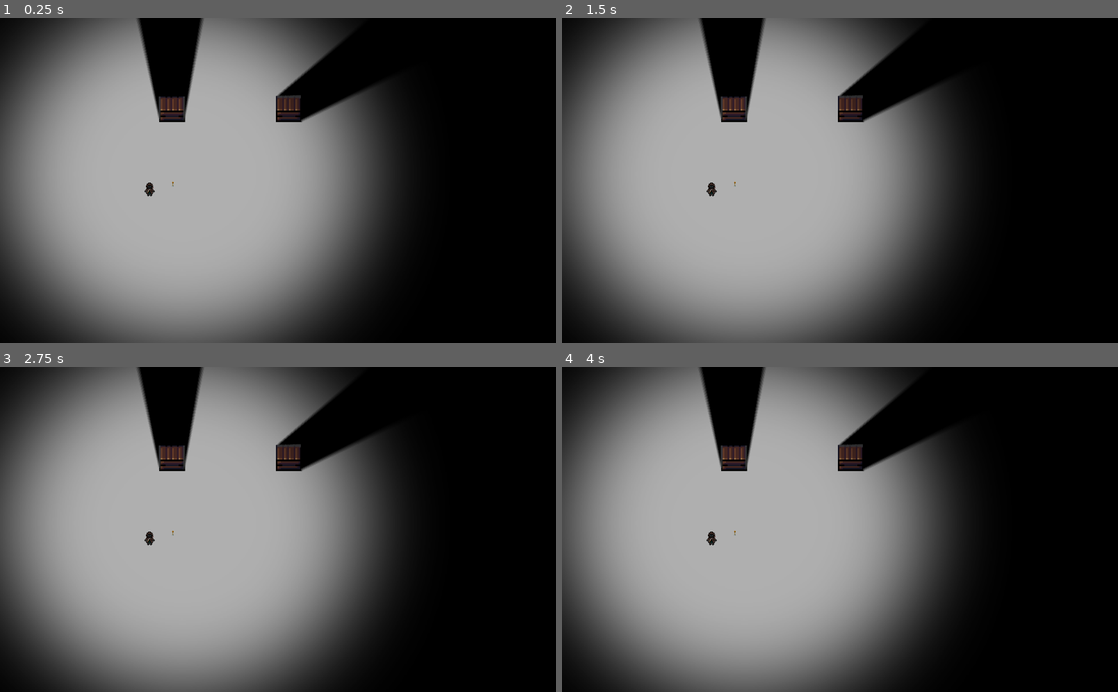
Above: before the commit, frames 1-4 (two rows, left to right).
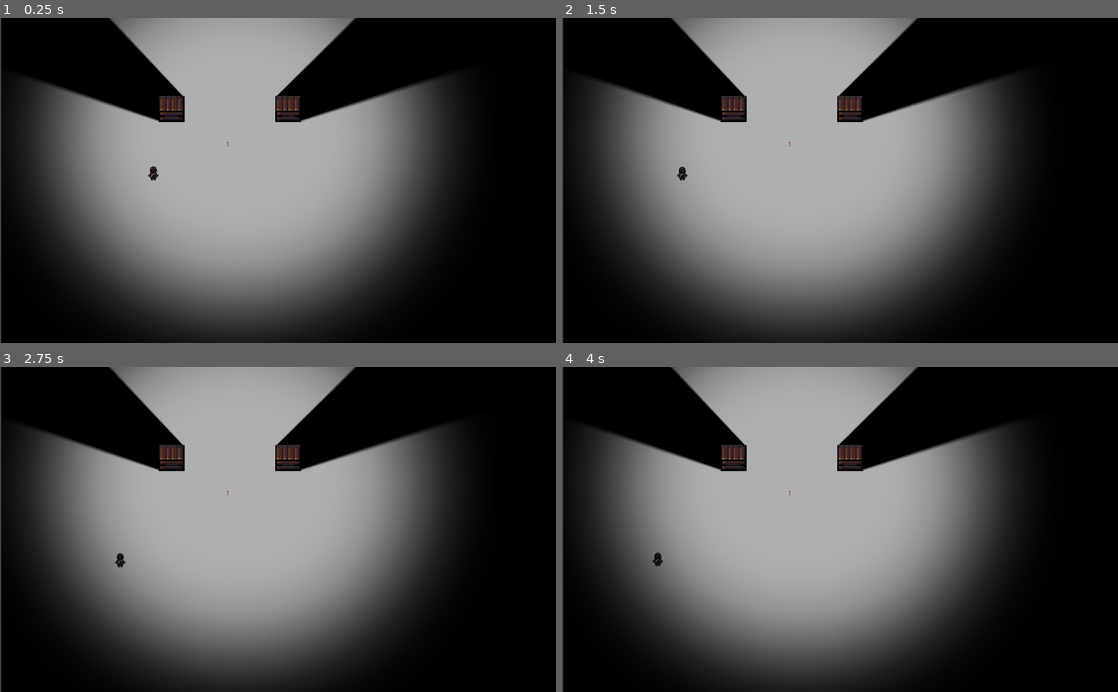
Above: after the commit, the same moments.

Repository: Andresnotch/One-Light-Arrow
Game: Godot game, scene res://Scenes/Test Map.tscn
Same seed, same stepped clock (60 frames per second), same inputs: the game is played once before the commit and once after it.
Inputs:
- Up to frame 1 (0.25 s): no input
- Up to frame 2 (1.5 s): tap Enter at 0.5 s; hold A (a, bound only after the commit) 0.53-1.28 s; tap D (d, bound only after the commit) at 0.8, 1.35 s
- Up to frame 3 (2.75 s): tap S (s, bound only after the commit) at 1.55 s; tap Space at 2 s; hold S (s, bound only after the commit) from 2.03 s (still down); tap W (w, bound only after the commit) at 2.3 s
- Up to frame 4 (4 s): release S (s, bound only after the commit) at 2.78 s; tap W (w, bound only after the commit) at 2.85 s; tap A (a, bound only after the commit) at 3.05 s; tap Enter at 3.5 s; hold A (a, bound only after the commit) from 3.53 s (still down); tap D (d, bound only after the commit) at 3.8 s

The runs differ from the first frame. In frame 1, 47% of the frame differs, in the area x 0-83%, y 0-100%; in frame 2, 47%; in frame 3, 47%; in frame 4, 47%.

Commit message:
+Add function to dissapear arrow when on contact with the player +When the player touches the arrow, it emits light itself +Added crosshair +Added player basic movement

Diff:
--- a/Scenes/Box.tscn
+++ b/Scenes/Box.tscn
@@ -7,7 +7,10 @@
 cull_mode = 1
 polygon = PoolVector2Array( -22.5472, -22.4993, 22.4818, -22.4175, 22.5005, 22.5162, -22.515, 22.4775, -22.515, -22.4671 )
 
-[node name="Node2D" type="Node2D"]
+[sub_resource type="RectangleShape2D" id=2]
+extents = Vector2( 24.0171, 17.8746 )
+
+[node name="Node2D" type="StaticBody2D"]
 
 [node name="Sprite" type="Sprite" parent="."]
 texture = ExtResource( 1 )
@@ -16,3 +19,7 @@
 
 [node name="LightOccluder2D" type="LightOccluder2D" parent="."]
 occluder = SubResource( 1 )
+
+[node name="CollisionShape2D" type="CollisionShape2D" parent="."]
+position = Vector2( 0, 6.1687 )
+shape = SubResource( 2 )
--- /dev/null
+++ b/Scenes/Player/Arrow.gd
@@ -0,0 +1,24 @@
+extends Light2D
+
+
+# Declare member variables here. Examples:
+# var a = 2
+# var b = "text"
+
+
+# Called when the node enters the scene tree for the first time.
+func _ready():
+	pass # Replace with function body.
+
+func changevis():
+	pass
+
+# Called every frame. 'delta' is the elapsed time since the previous frame.
+func _process(delta):
+	var oculto
+	pass
+
+
+func _on_Area2D_area_entered(area):
+	queue_free()
+	pass
--- a/Scenes/Player/Arrow.tscn
+++ b/Scenes/Player/Arrow.tscn
@@ -1,14 +1,32 @@
-[gd_scene load_steps=3 format=2]
+[gd_scene load_steps=5 format=2]
 
 [ext_resource path="res://Sprites/Light/glow-png-black-and-white-white-glow-png-800.png" type="Texture" id=1]
 [ext_resource path="res://Sprites/Arrow/Arrow.png" type="Texture" id=2]
+[ext_resource path="res://Scenes/Player/Arrow.gd" type="Script" id=3]
 
-[node name="Node2D" type="Light2D"]
+[sub_resource type="CapsuleShape2D" id=1]
+radius = 3.69976
+height = 6.70804
+
+[node name="Light" type="Light2D"]
 texture = ExtResource( 1 )
+texture_scale = 1.44
+energy = 0.83
 shadow_enabled = true
 shadow_color = Color( 1, 1, 1, 0 )
 shadow_filter = 3
 shadow_filter_smooth = 3.5
+script = ExtResource( 3 )
 
 [node name="Sprite" type="Sprite" parent="."]
 texture = ExtResource( 2 )
+
+[node name="Area2D" type="Area2D" parent="."]
+gravity_vec = Vector2( 0, 0 )
+gravity = 0.0
+collision_layer = 2
+collision_mask = 2
+
+[node name="CollisionShape2D" type="CollisionShape2D" parent="Area2D"]
+shape = SubResource( 1 )
+[connection signal="area_entered" from="Area2D" to="." method="_on_Area2D_area_entered"]
--- a/Scenes/Player/Player.tscn
+++ b/Scenes/Player/Player.tscn
@@ -1,10 +1,17 @@
-[gd_scene load_steps=5 format=2]
+[gd_scene load_steps=8 format=2]
 
 [ext_resource path="res://Sprites/Animations/Player/Idle/Front/Idle Player Frame 1 (front).png" type="Texture" id=1]
 [ext_resource path="res://Sprites/Animations/Player/Idle/Front/Idle Player Frame 2 (front).png" type="Texture" id=2]
 [ext_resource path="res://Sprites/Light/glow-png-black-and-white-white-glow-png-800.png" type="Texture" id=3]
+[ext_resource path="res://Scripts/Player.gd" type="Script" id=4]
 
-[sub_resource type="SpriteFrames" id=1]
+[sub_resource type="RectangleShape2D" id=1]
+extents = Vector2( 5.96193, 5.00754 )
+
+[sub_resource type="CircleShape2D" id=2]
+radius = 24.1578
+
+[sub_resource type="SpriteFrames" id=3]
 animations = [ {
 "frames": [  ],
 "loop": true,
@@ -17,16 +24,27 @@
 "speed": 1.0
 } ]
 
-[node name="Node2D" type="Area2D"]
+[node name="Node2D" type="KinematicBody2D"]
+script = ExtResource( 4 )
+
+[node name="CollisionPolygon2D" type="CollisionShape2D" parent="."]
+position = Vector2( 0, 8 )
+shape = SubResource( 1 )
+
+[node name="Area2D" type="Area2D" parent="."]
+input_pickable = false
 gravity_vec = Vector2( 0, 0 )
+gravity = 0.0
+collision_layer = 2
+collision_mask = 2
 
-[node name="CollisionPolygon2D" type="CollisionPolygon2D" parent="."]
-polygon = PoolVector2Array( -4.70822, 12.4243, 3.50812, 12.3647, 3.62719, 3.43392, -4.64868, 3.49346 )
+[node name="CollisionShape2D" type="CollisionShape2D" parent="Area2D"]
+shape = SubResource( 2 )
 
 [node name="AnimatedSprite" type="AnimatedSprite" parent="."]
-frames = SubResource( 1 )
+frames = SubResource( 3 )
 animation = "PlayerFrontIdle"
-frame = 1
+playing = true
 
 [node name="Light2D" type="Light2D" parent="."]
 visible = false
@@ -35,3 +53,4 @@
 texture_scale = 1.44
 energy = 0.83
 shadow_enabled = true
+[connection signal="area_entered" from="Area2D" to="." method="_on_Area2D_area_entered"]
--- a/Scenes/Test Map.tscn
+++ b/Scenes/Test Map.tscn
@@ -16,21 +16,23 @@
 [node name="CanvasModulate" type="CanvasModulate" parent="."]
 color = Color( 0, 0, 0, 1 )
 
+[node name="Entidades" type="YSort" parent="."]
+position = Vector2( -1, 0 )
+z_index = 1
+
+[node name="Arrow" parent="Entidades" instance=ExtResource( 1 )]
+position = Vector2( 420.885, 232.696 )
+
+[node name="Box1" parent="Entidades" instance=ExtResource( 2 )]
+position = Vector2( 531.665, 167.821 )
+
+[node name="Box2" parent="Entidades" instance=ExtResource( 2 )]
+position = Vector2( 316.548, 167.687 )
+
+[node name="Player" parent="Entidades" instance=ExtResource( 3 )]
+position = Vector2( 284.193, 286.64 )
+
 [node name="Sprite" type="Sprite" parent="."]
-position = Vector2( 512, 300 )
+position = Vector2( 514, 300 )
 scale = Vector2( 0.5, 600 )
 texture = SubResource( 2 )
-
-[node name="Node2D" parent="." instance=ExtResource( 1 )]
-position = Vector2( 318.576, 306.32 )
-texture_scale = 1.44
-energy = 0.83
-
-[node name="Box1" parent="." instance=ExtResource( 2 )]
-position = Vector2( 531.665, 167.821 )
-
-[node name="Box2" parent="." instance=ExtResource( 2 )]
-position = Vector2( 316.548, 167.687 )
-
-[node name="Node2D2" parent="." instance=ExtResource( 3 )]
-position = Vector2( 276.493, 316.414 )
--- /dev/null
+++ b/Scripts/Player.gd
@@ -0,0 +1,27 @@
+extends KinematicBody2D
+
+# Member variables
+const MOTION_SPEED = 100 # Pixels/second
+
+
+func _physics_process(_delta):
+	var motion = Vector2()
+
+	if Input.is_action_pressed("w"):
+		motion += Vector2(0, -1)
+	if Input.is_action_pressed("s"):
+		motion += Vector2(0, 1)
+	if Input.is_action_pressed("a"):
+		motion += Vector2(-1, 0)
+	if Input.is_action_pressed("d"):
+		motion += Vector2(1, 0)
+
+	motion = motion.normalized() * MOTION_SPEED
+
+	move_and_slide(motion)
+
+
+
+func _on_Area2D_area_entered(area):
+	$Light2D.visible = true
+	pass
--- a/project.godot
+++ b/project.godot
@@ -21,10 +21,35 @@
 
 [display]
 
-mouse_cursor/custom_image="res://Sprites/Arrow/crosshair.png"
+mouse_cursor/custom_image="res://Sprites/Arrow/newcrosshair.png"
+mouse_cursor/tooltip_position_offset=Vector2( 5, 5 )
+
+[input]
+
+w={
+"deadzone": 0.5,
+"events": [ Object(InputEventKey,"resource_local_to_scene":false,"resource_name":"","device":0,"alt":false,"shift":false,"control":false,"meta":false,"command":false,"pressed":false,"scancode":87,"unicode":0,"echo":false,"script":null)
+ ]
+}
+a={
+"deadzone": 0.5,
+"events": [ Object(InputEventKey,"resource_local_to_scene":false,"resource_name":"","device":0,"alt":false,"shift":false,"control":false,"meta":false,"command":false,"pressed":false,"scancode":65,"unicode":0,"echo":false,"script":null)
+ ]
+}
+s={
+"deadzone": 0.5,
+"events": [ Object(InputEventKey,"resource_local_to_scene":false,"resource_name":"","device":0,"alt":false,"shift":false,"control":false,"meta":false,"command":false,"pressed":false,"scancode":83,"unicode":0,"echo":false,"script":null)
+ ]
+}
+d={
+"deadzone": 0.5,
+"events": [ Object(InputEventKey,"resource_local_to_scene":false,"resource_name":"","device":0,"alt":false,"shift":false,"control":false,"meta":false,"command":false,"pressed":false,"scancode":68,"unicode":0,"echo":false,"script":null)
+ ]
+}
 
 [physics]
 
+2d/default_gravity=0
 2d/default_gravity_vector=Vector2( 0, 0 )
 
 [rendering]
Not shown: 1 places in Scenes/Box.tscn that only renumber resources
Binary file added: Sprites/Arrow/newcrosshair.png
Not shown, added: Sprites/Arrow/newcrosshair.png.import
